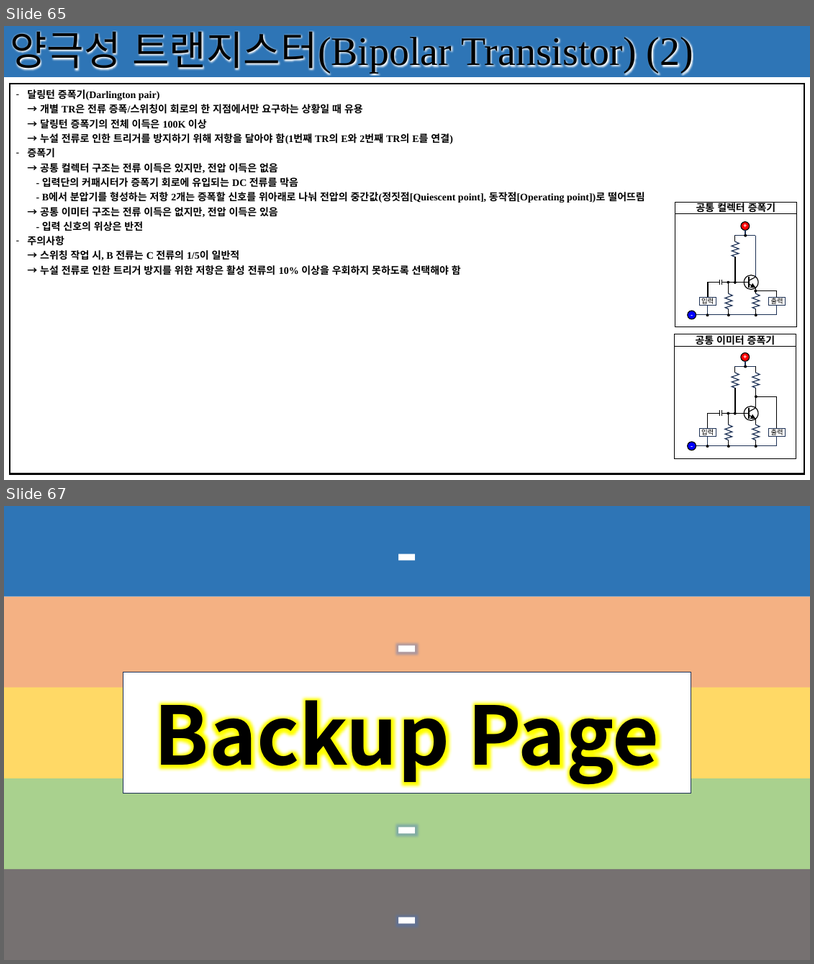
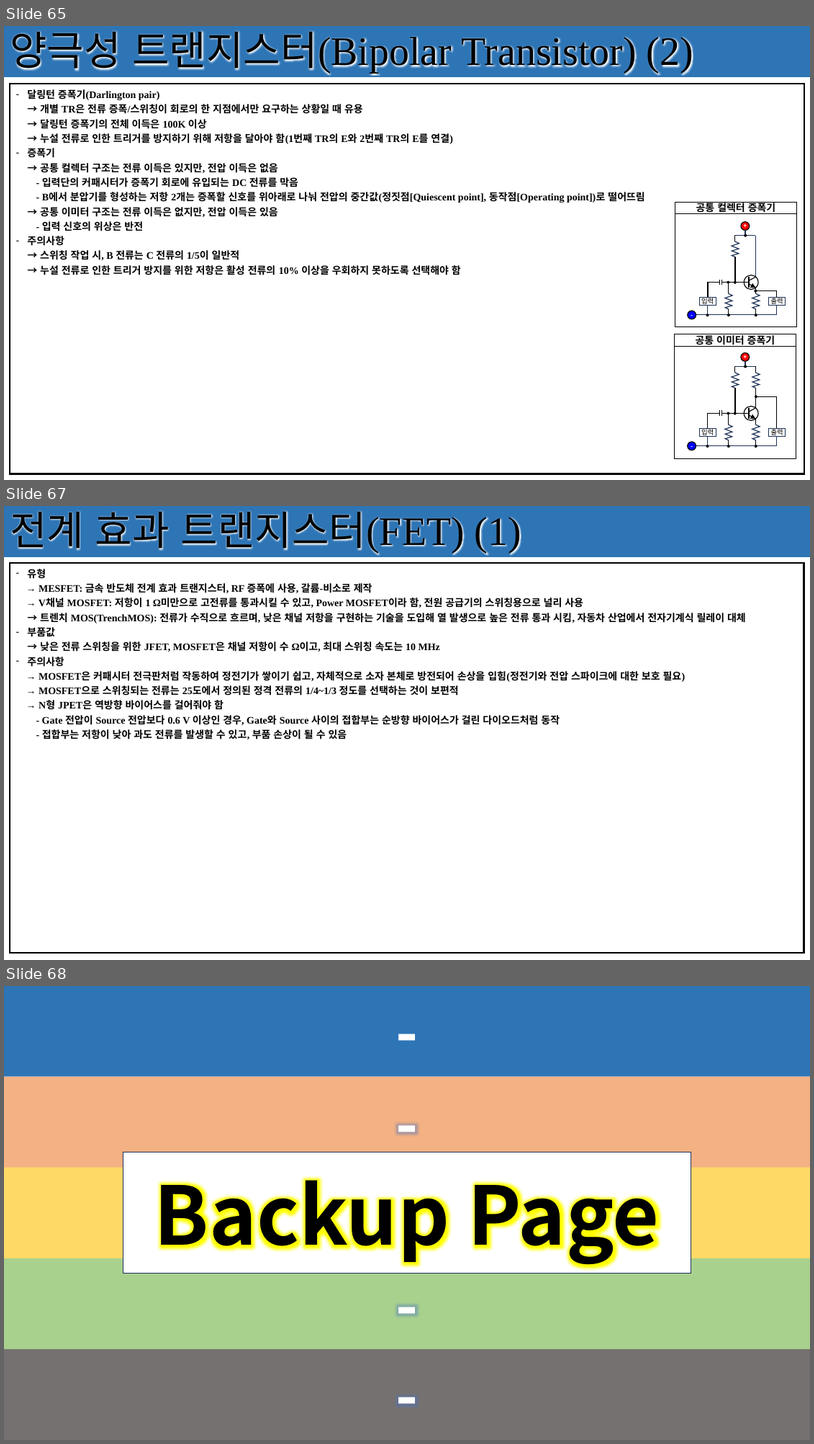
Before and after one commit to seonghokim/Study, a slide deck: Study Material/[KOR] Basic Electrical Circuit.pptx. Shown one above the other, each under a label of ours: slides 65 and 67 before the commit, slides 65, 67 and 68 after it; the slides between them are not shown. The pictures are 814x964 and 814x1444 pixels, drawn with LibreOffice and Linux fonts; fonts in the diff are those of the drawing. Boxes give left, top, right and bottom in pixels: in the first picture for what was removed or moved away, otherwise in the second. Text is boxed around its words. In the diff, an @@ line names an element or a change of style, - is before the commit and + after.

```diff
--- a/Study Material/[KOR] Basic Electrical Circuit.pptx
+++ b/Study Material/[KOR] Basic Electrical Circuit.pptx
@@ slide 67 added at (x1=4, y1=506, x2=810, y2=960), background #FFFFFF; not listed: 1 template element that a slide beside it also shows @@
@@ rectangle added at (x1=4, y1=506, x2=810, y2=557), fill #2E75B6, 48 pt, text #000000 @@
+전계 효과 트랜지스터(FET) (1)
@@ table added at (x1=10, y1=563, x2=805, y2=952), 1 rows, 1 columns @@
+유형 / → MESFET: 금속 반도체 전계 효과 트랜지스터, RF 증폭에 사용, 갈륨-비소로 제작 / → V채널 MOSFET: 저항이 1 Ω미만으로 고전류를 통과시킬 수 있고, Power MOSFET이라 함, 전원 공급기의 스위칭용으로 널리 사용 / → 트렌치 MOS(TrenchMOS): 전류가 수직으로 흐르며, 낮은 채널 저항을 구현하는 기술을 도입해 열 발생으로 높은 전류 통과 시킴, 자동차 산업에서 전자기계식 릴레이 대체 / 부품값 / → 낮은 전류 스위칭을 위한 JFET, MOSFET은 채널 저항이 수 Ω이고, 최대 스위칭 속도는 10 MHz / 주의사항 / → MOSFET은 커패시터 전극판처럼 작동하여 정전기가 쌓이기 쉽고, 자체적으로 소자 본체로 방전되어 손상을 입힘(정전기와 전압 스파이크에 대한 보호 필요) / → MOSFET으로 스위칭되는 전류는 25도에서 정의된 정격 전류의 1/4~1/3 정도를 선택하는 것이 보편적 / → N형 JPET은 역방향 바이어스를 걸어줘야 함 / - Gate 전압이 Source 전압보다 0.6 V 이상인 경우, Gate와 Source 사이의 접합부는 순방향 바이어스가 걸린 다이오드처럼 동작 / - 접합부는 저항이 낮아 과도 전류를 발생할 수 있고, 부품 손상이 될 수 있음
@@ what was slide 67 is now slide 68 @@
```
Also in this commit, not shown: 1 slide changed.
